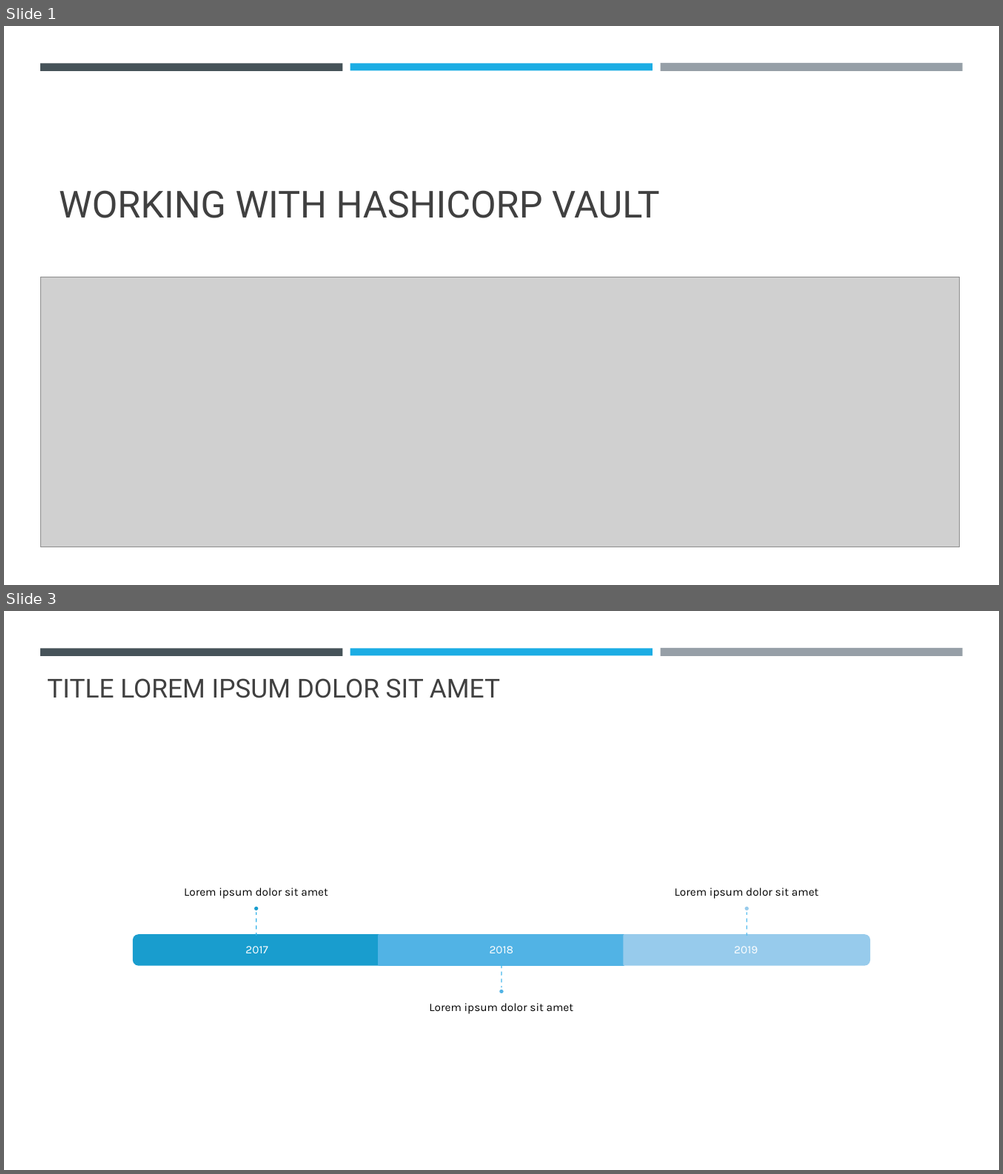
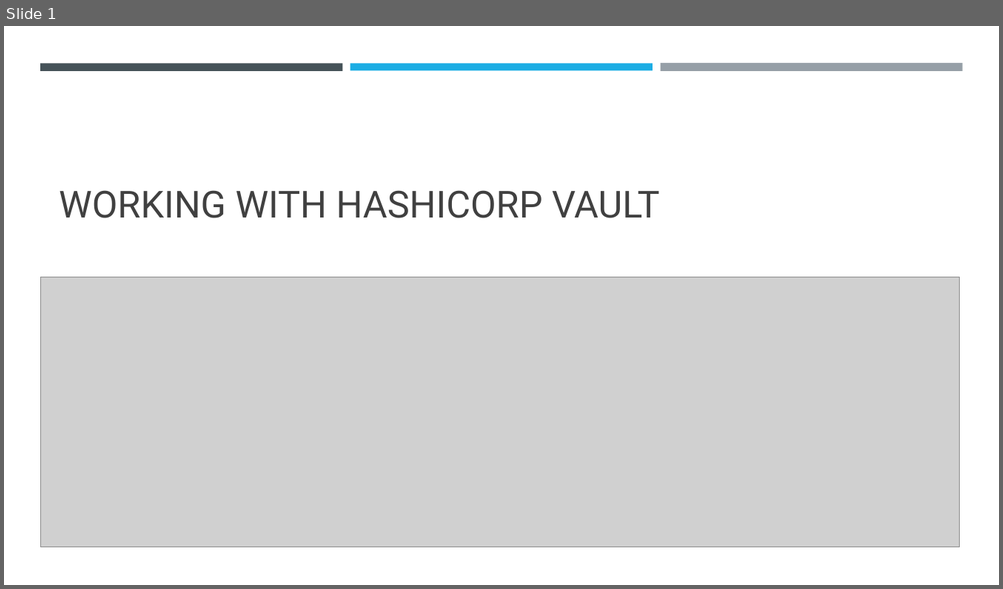
Before and after one commit to umeshmahajan/azure-brainworks2023, a slide deck: docs/Hashicorp-Vault.pptx. Shown one above the other, each under a label of ours: slides 1 and 3 before the commit, slide 1 after it; the slides between them are not shown. The pictures are 1003x1174 and 1003x589 pixels, drawn with LibreOffice and Linux fonts; fonts in the diff are those of the drawing; grey boxes stand for pictures. Boxes give left, top, right and bottom in pixels: in the first picture for what was removed or moved away, otherwise in the second. Text is boxed around its words. In the diff, an @@ line names an element or a change of style, - is before the commit and + after.

```diff
--- a/docs/Hashicorp-Vault.pptx
+++ b/docs/Hashicorp-Vault.pptx
@@ slide 3 removed at bbox=[4, 611, 999, 1170], background #FFFFFF @@
@@ rectangle removed at bbox=[40, 648, 343, 655] @@
@@ rectangle removed at bbox=[350, 648, 652, 655] @@
@@ rectangle removed at bbox=[660, 648, 962, 657] @@
@@ title removed at bbox=[47, 678, 500, 698] @@
-TITLE LOREM IPSUM DOLOR SIT AMET
@@ group removed at bbox=[134, 888, 869, 1014]: 6 texts, 3 lines, 3 ellipses, 2 round same rects, 1 rectangle @@
-2017
-Lorem ipsum dolor sit amet
-2018
-Lorem ipsum dolor sit amet
-2019
-Lorem ipsum dolor sit amet
```
Also in this commit, not shown: 1 slide changed, 4 slides added, 3 other files.
